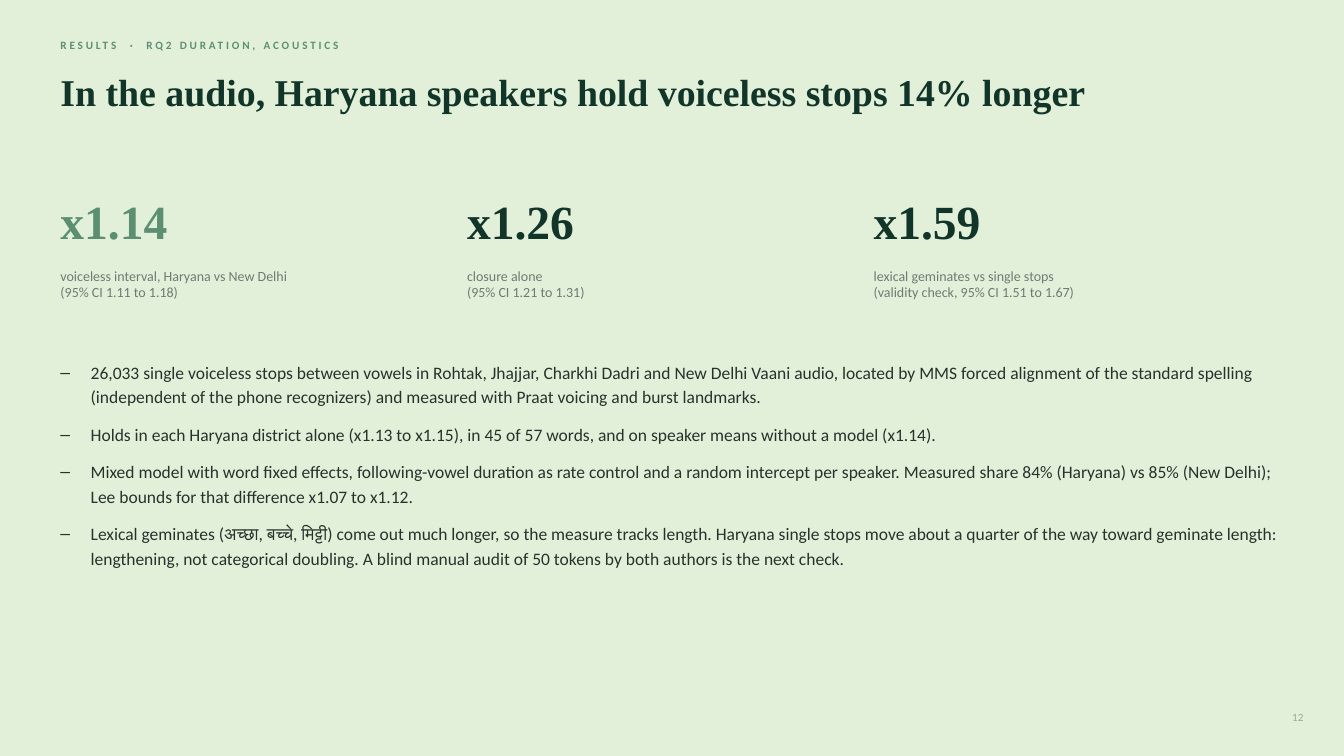
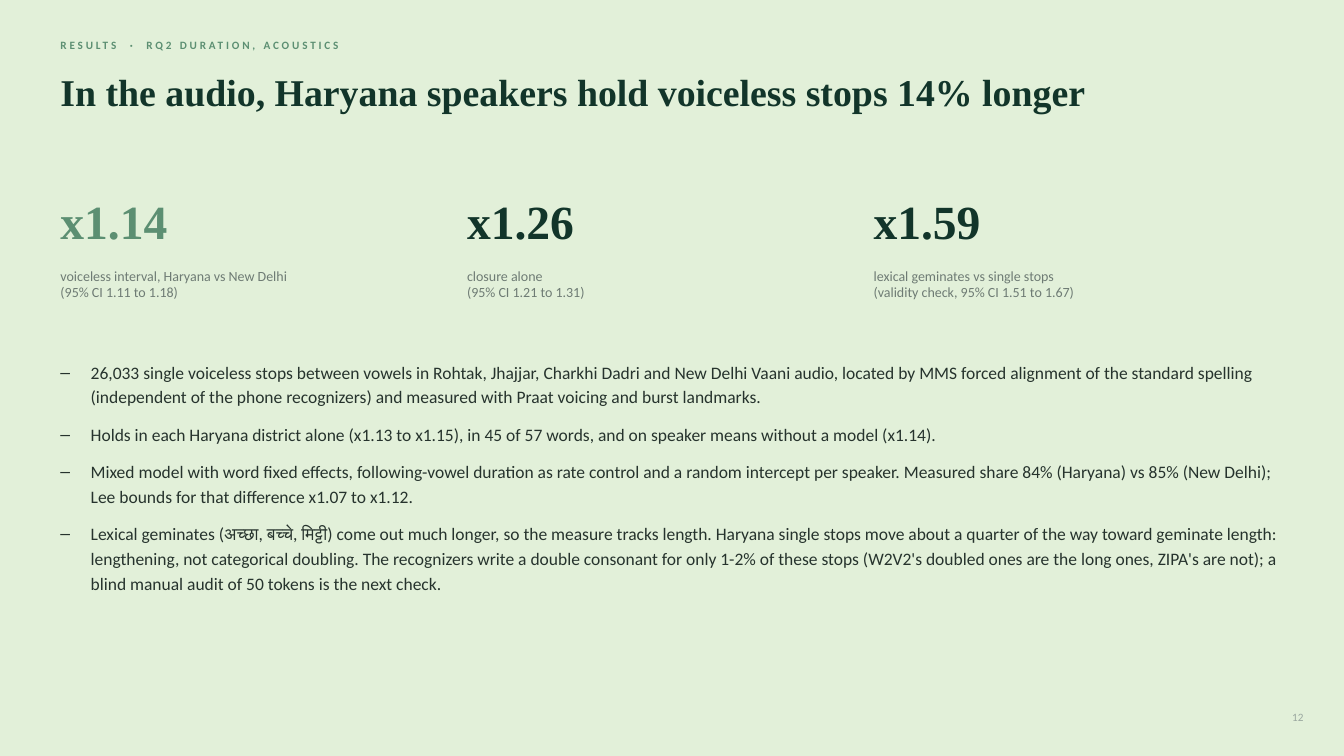
Before and after one commit to unignoramus11/sal-project, a slide deck: slide 12 of slides/mid/mid_evaluation.pptx. Drawn at 1344x756 pixels with LibreOffice and Linux fonts; fonts in the diff are those of the drawing. Boxes give left, top, right and bottom in pixels: in the first picture for what was removed or moved away, otherwise in the second. Text is boxed around its words. In the diff, an @@ line names an element or a change of style, - is before the commit and + after.

Commit message:
Add recognizer doubling vs measured length

```diff
--- a/slides/mid/mid_evaluation.pptx
+++ b/slides/mid/mid_evaluation.pptx
@@ text at [91,527,1277,590]: text changed @@
-– Lexical geminates (अच्छा, बच्चे, मिट्टी) come out much longer, so the measure tracks length. Haryana single stops move about a quarter of the way toward geminate length: lengthening, not categorical doubling. A blind manual audit of 50 tokens by both authors is the next check.
+– Lexical geminates (अच्छा, बच्चे, मिट्टी) come out much longer, so the measure tracks length. Haryana single stops move about a quarter of the way toward geminate length: lengthening, not categorical doubling. The recognizers write a double consonant for only 1-2% of these stops (W2V2's doubled ones are the long ones, ZIPA's are not); a blind manual audit of 50 tokens is the next check.
```
Also in this commit, not shown: 1 other slide changed, 14 other files.
